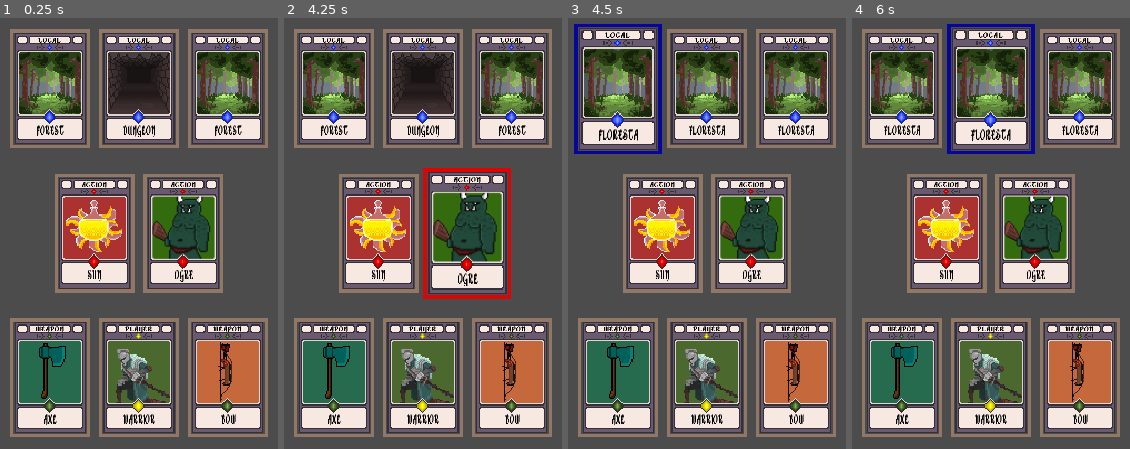
Above: before the commit, frames 1-4 (left to right).
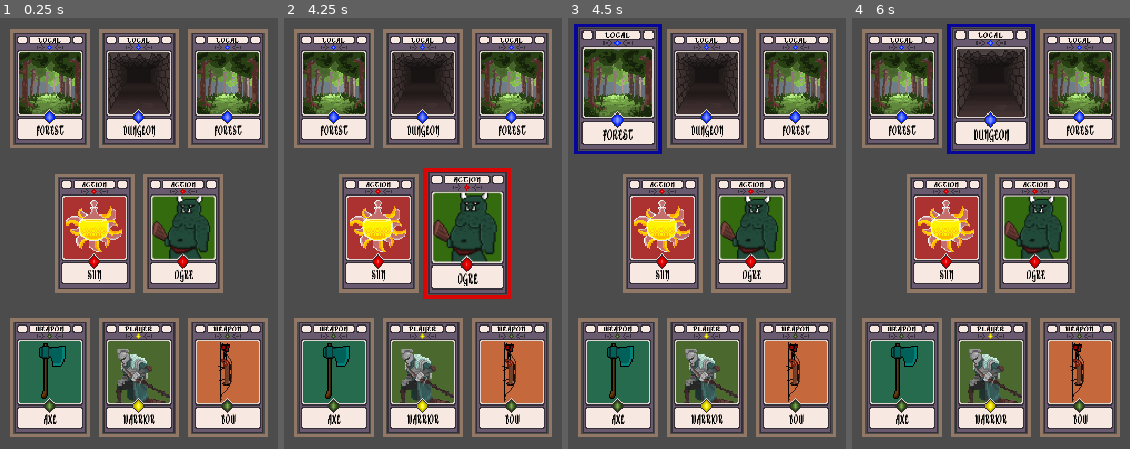
Above: after the commit, the same moments.

Repository: kdds22/Crawler-Card-RPG
Game: Godot game, scene res://scenes/MainCore.tscn
Same seed, same stepped clock (60 frames per second), same inputs: the game is played once before the commit and once after it.
Inputs (mouse positions are in pixels of both pictures, inside the frame that each line leads up to):
- Up to frame 1 (0.25 s): no input
- Up to frame 2 (4.25 s): tap Enter at 0.5, 2, 3.5 s; move the mouse to (423, 375) at 0.52 s; press the mouse at (423, 375) at 0.53 s; tap Space at 1.25, 2.75 s; move the mouse to (334, 375) at 1.27 s; release the mouse at (334, 375) at 1.28 s; click (334, 375) at 1.35 s; move the mouse to (511, 375) at 2.02 s; press the mouse at (511, 375) at 2.03 s; move the mouse to (378, 233) at 2.77 s; release the mouse at (378, 233) at 2.78 s; click (378, 233) at 2.85 s; move the mouse to (467, 233) at 3.52 s; press the mouse at (467, 233) at 3.53 s
- Up to frame 3 (4.5 s): tap Space at 4.25 s; move the mouse to (618, 86) at 4.27 s; release the mouse at (618, 86) at 4.28 s; click (618, 86) at 4.35 s
- Up to frame 4 (6 s): move the mouse to (902, 86) at 5.02 s; press the mouse at (902, 86) at 5.03 s; move the mouse to (991, 86) at 5.77 s; release the mouse at (991, 86) at 5.78 s; click (991, 86) at 5.85 s

Frames 1-2 are identical in both runs. In frame 3, 3.2% of the frame differs, in the area x 11-89%, y 7-29%; in frame 4, 3.8%.

Commit message:
Processo de Movimentacao no 'MAPA' Iniciado - Movimentacao por uma unica carta - Agora tem Chance de alterar o ambiente

Diff:
--- a/project.godot
+++ b/project.godot
@@ -28,8 +28,6 @@
 
 window/size/width=720
 window/size/height=405
-window/size/borderless=true
-window/size/fullscreen=true
 window/size/test_width=1366
 window/size/test_height=720
 window/stretch/mode="2d"
--- a/scripts/CardBase.gd
+++ b/scripts/CardBase.gd
@@ -51,6 +51,7 @@
 	card_has_item = card["Has_Item"]
 	my_moldure_color = card["Moldure_Color"]
 	my_index_table = card["Index"]
+	set_card_atributes(get_info_card())
 
 
 func clean_info_card():
@@ -81,6 +82,7 @@
 		if i != 'root_canvas131' and i != '_vp_input1118':
 			print("Grupo da Carta -> "+i)
 	pass # func _ready
+
 
 
 func set_card_atributes(value : Dictionary):
--- a/scripts/MainCore.gd
+++ b/scripts/MainCore.gd
@@ -24,7 +24,7 @@
 	var card_base = pre_card_base.instance()
 #	card_base.position = pos_table.position
 	var card_config = CardManager.get_card_type(str(pos_table.get_groups()[0]))
-	print("Card Config: ",card_config)
+	print("Card Config: ",card_config["Name"], " - ", card_config["Index"])
 
 	card_base.set_card_atributes(card_config)
 	card_base.add_to_group(str(pos_table.get_groups()[0]))
@@ -37,36 +37,39 @@
 
 # Chama o Gerenciador de Cartas para a proxima ação
 func card_clicked(card : RigidBody2D) -> void:
+	print("")
+	print("")
 	var info = card.get_info_card() # printa a INFO da Carta
-	print("Info Card Clicked: ",info, card.my_index_table)
+	print("Info Card Clicked: ",info["Name"], info["Image"], card.get_parent())
 	var new_card : Dictionary
 	if info["Type"] == "Local":
-		new_card = CardManager.local_card_clicked(info)
-		add_new_card(new_card)
-		print("Nova Carta: ", new_card)
-	remove_card(card)
+		new_card = CardManager.local_card_clicked(info, card.get_parent())
+		add_new_card(new_card, card.get_parent())
+		remove_card(card)
+		print("Nova Carta: ", new_card["Name"], " - ", new_card["Image"])
 
 	pass # func card_clicked
 
 
-func add_new_card(card : Dictionary):
-	print("Add New Card: ",card)
+# Adiciona uma Carta na Mesa
+func add_new_card(card : Dictionary, pos_table : Sprite):
+	print("Add New Card: ",card["Type"], "-", card["Name"], "-", card["Image"])
 	if card["Type"] == "Local":
-		for i in len(all_local_index):
-			print(all_local_index[i])
-			var card_base = pre_card_base.instance()
-			card_base.set_info_card(card)
-			$CardsTable.get_child(all_local_index[i]).add_child(card_base)
-	pass
+		print("Pos Table: ",pos_table)
+		var card_base = pre_card_base.instance()
+		card_base.set_info_card(card)
+#		$CardsTable.get_child(pos_table.get_index()).add_child(card_base)
+		pos_table.add_child(card_base)
+		print("Card Base INFO: ", card_base.get_info_card()["Name"], " - ",card_base.get_info_card()["Image"])
+	pass # func add_new_card
 
 
 # Remove a Carta da Mesa
 func remove_card(card : RigidBody2D) -> void:
 	if card.card_type == "Local":
-		for i in len(all_local_index):
-			card.focused = false
-			card.get_parent().scale = Vector2(1,1)
-			card.get_parent().self_modulate = Color(1,1,1)
-			card.queue_free()
+		card.focused = false
+		card.get_parent().scale = Vector2(1,1)
+		card.get_parent().self_modulate = Color(1,1,1)
+		card.queue_free()
 
 	pass # func remove_Card
--- a/scripts/global/CardManager.gd
+++ b/scripts/global/CardManager.gd
@@ -42,7 +42,6 @@
 
 	# Retorna um LOCAL [Floresta ou Dungeon]
 	if value == "leftMove" or value == "rightMove" or value == "middleMove":
-
 		return random_local()
 		pass # if value Move
 
@@ -50,7 +49,6 @@
 	if value == "player":
 		return random_player()
 		pass # if value player
-
 
 	pass # func get_card_type
 
@@ -71,7 +69,7 @@
 		name = "Axe"
 		image = image_item_weapon[1]
 	return {"Type" : type, "Name" : name, "Image" : image,
-	"Description": "", "Power" : 0, "Distance_Goal" : 0,
+	"Power" : 0, "Distance_Goal" : 0, "Description" : "",
 	"Distance_Special_Item" : 0, "Has_Item" : false,
 	"Moldure_Color" : Color(.05,1.5,.05,1), "Index" : 0}
 	#pass # func random_weapon
@@ -94,10 +92,11 @@
 			name = "Sun"
 			image = image_action_potion[1]
 	return {"Type" : type, "Name" : name, "Image" : image,
-	"Description": "", "Power" : 0, "Distance_Goal" : 0,
+	"Power" : 0, "Distance_Goal" : 0, "Description" : "",
 	"Distance_Special_Item" : 0, "Has_Item" : false,
 	"Moldure_Color" : Color(1.5,.05,.05,1), "Index" : 0}
 	#pass # func random_action
+
 
 # Retorna um Local aleatorio
 func random_local() -> Dictionary:
@@ -112,7 +111,7 @@
 		name = "Forest"
 		image = image_local[1]
 	return {"Type" : type, "Name" : name, "Image" : image,
-	"Description": "", "Power" : 0, "Distance_Goal" : 0,
+	"Power" : 0, "Distance_Goal" : 0, "Description" : "",
 	"Distance_Special_Item" : 0, "Has_Item" : false,
 	"Moldure_Color" : Color(.05,.05,1.5,1), "Index" : 0}
 	#pass # func random_local
@@ -128,16 +127,17 @@
 		name = "Warrior"
 		image = image_player[0]
 	return {"Type" : type, "Name" : name, "Image" : image,
-	"Description": "", "Power" : 0, "Distance_Goal" : 0,
+	"Power" : 0, "Distance_Goal" : 0, "Description" : "",
 	"Distance_Special_Item" : 0, "Has_Item" : false,
 	"Moldure_Color" : Color(1.5,1.5,.05,1), "Index" : 0}
 	#pass func random_player
 
+
 # Chamado ao clicar em uma Carta de Movimentação (LOCAL)
-func local_card_clicked(value : Dictionary) -> Dictionary:
+func local_card_clicked(value : Dictionary, pos_table : Sprite) -> Dictionary:
 	var return_local : Dictionary
 	var pre_local_change = CoreSystemManager.set_actual_local_card(value)
-	print(pre_local_change)
+	print("Pre Local Change: ",pre_local_change)
 	if pre_local_change:
 		var local_or_item = CoreSystemManager.get_local_or_item()
 		if local_or_item == "Local":
@@ -145,6 +145,8 @@
 		elif local_or_item == "Item": # chamar um ITEM ao inves de um LOCAL (futuramente)
 			return_local = random_local()
 	else:
+		value["Index"] = pos_table.get_index()
 		return_local = value
+	print("Return Local ----> ",value["Index"], " - ", value["Image"], " - ", value["Name"])
 	return return_local
 #	pass # func local_card_clicked
